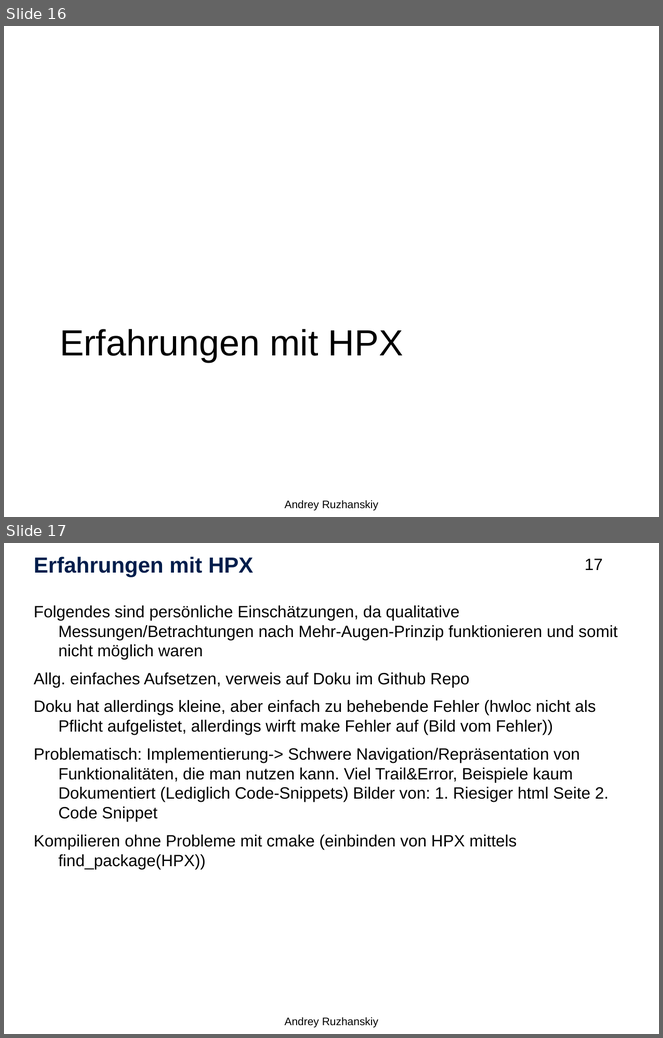
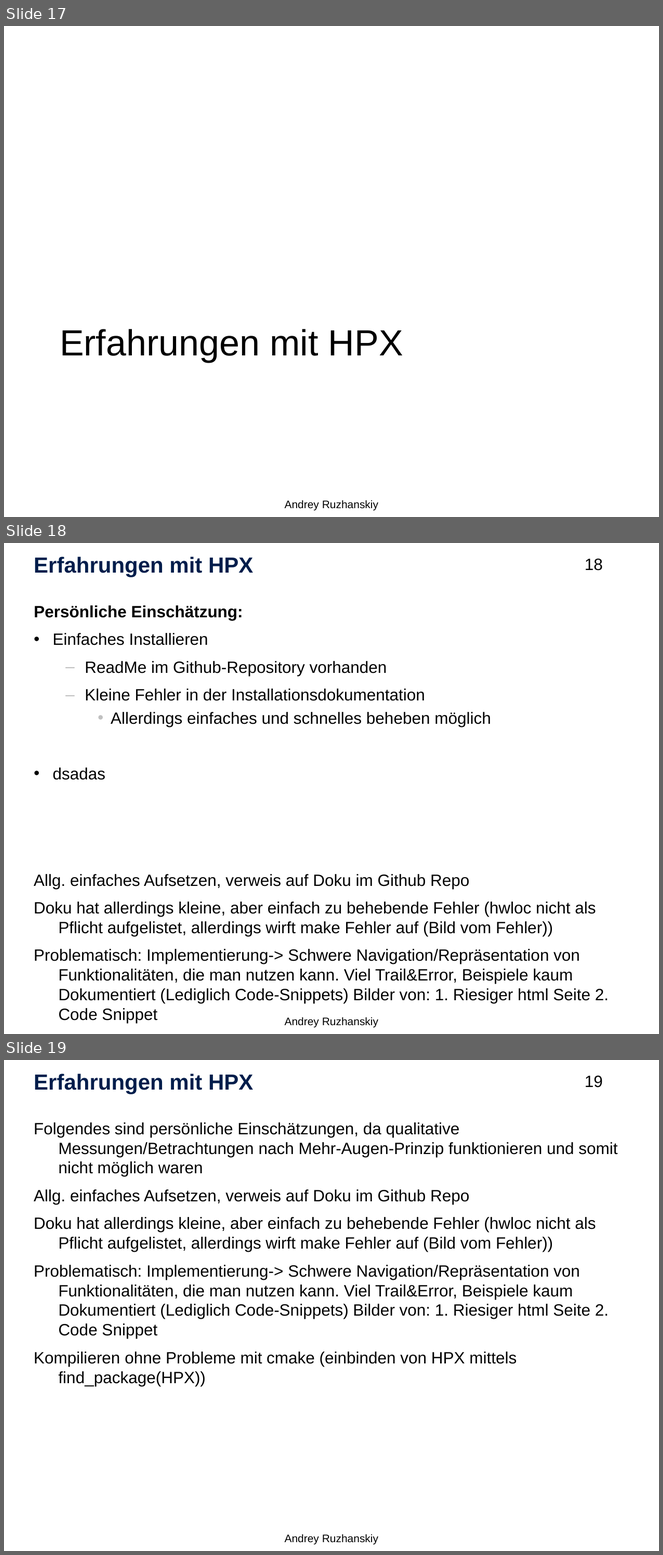
Before and after one commit to Setahero/HPC_Kokkos_HS, a slide deck: Hauptseminar HPC.pptx. Shown one above the other, each under a label of ours: slides 16 and 17 before the commit, slides 17, 18 and 19 after it. The pictures are 663x1038 and 663x1555 pixels, drawn with LibreOffice and Linux fonts; fonts in the diff are those of the drawing; background and template pictures are left out. Boxes give left, top, right and bottom in pixels: in the first picture for what was removed or moved away, otherwise in the second. Text is boxed around its words. In the diff, an @@ line names an element or a change of style, - is before the commit and + after.

```diff
--- a/Hauptseminar HPC.pptx
+++ b/Hauptseminar HPC.pptx
@@ slide 18 added at (x1=4, y1=543, x2=659, y2=1034), background picture (left out) @@
@@ title added at (x1=34, y1=557, x2=253, y2=577), 24 pt, text #001D4B, bold @@
+Erfahrungen mit HPX
@@ page number added at (x1=585, y1=559, x2=603, y2=571), 18 pt, text #000000 @@
+18
@@ text added at (x1=34, y1=605, x2=609, y2=1023), 18 pt, text #000000 @@
+  Persönliche Einschätzung:
+  • Einfaches Installieren
+    – ReadMe im Github-Repository vorhanden
+    – Kleine Fehler in der Installationsdokumentation
+      • Allerdings einfaches und schnelles beheben möglich
+  • dsadas
+Allg. einfaches Aufsetzen, verweis auf Doku im Github Repo
+Doku hat allerdings kleine, aber einfach zu behebende Fehler (hwloc nicht als Pflicht aufgelistet, allerdings wirft make Fehler auf (Bild vom Fehler))
+Problematisch: Implementierung-> Schwere Navigation/Repräsentation von Funktionalitäten, die man nutzen kann. Viel Trail&Error, Beispiele kaum Dokumentiert (Lediglich Code-Snippets) Bilder von: 1. Riesiger html Seite 2. Code Snippet
+Kompilieren ohne Probleme mit cmake (einbinden von HPX mittels find_package(HPX))
@@ text added at (x1=285, y1=1017, x2=378, y2=1028), 12 pt, text #000000 @@
+Andrey Ruzhanskiy
@@ what was slide 16 is now slide 17 @@
@@ what was slide 17 is now slide 19 @@
@@ page number at (x1=585, y1=1076, x2=603, y2=1088): text changed @@
-17
+19
```
Also in this commit, not shown: 10 slides changed, 2 other slides added, 1 slide removed.
